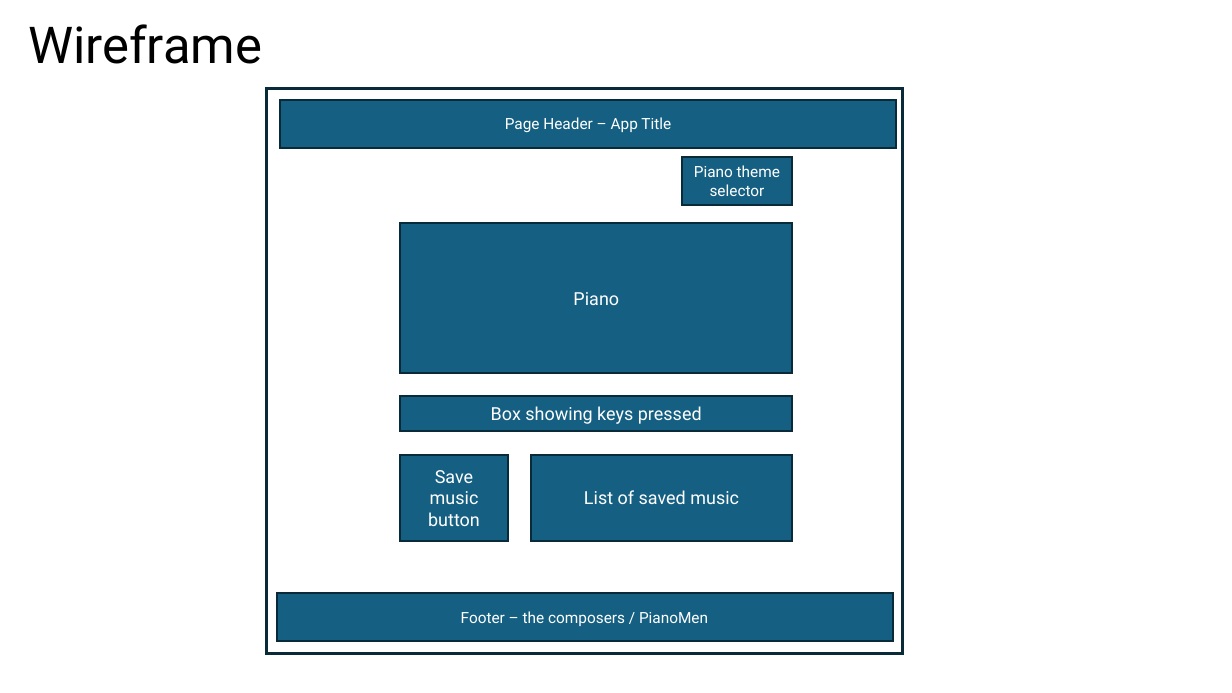
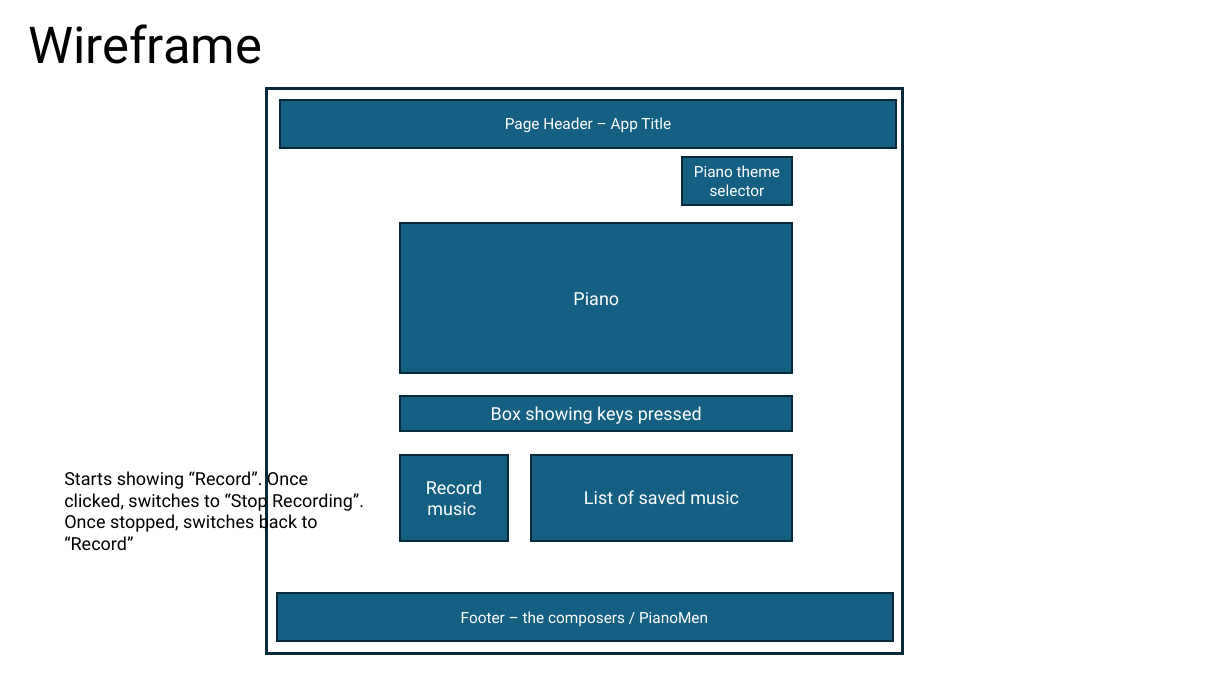
Before and after one commit to jankrajniak/firstProject, a slide deck: slide 3 of projectIntro.pptx. Drawn at 1232x693 pixels with LibreOffice and Linux fonts; fonts in the diff are those of the drawing. Boxes give left, top, right and bottom in pixels: in the first picture for what was removed or moved away, otherwise in the second. Text is boxed around its words. In the diff, an @@ line names an element or a change of style, - is before the commit and + after.

```diff
--- a/projectIntro.pptx
+++ b/projectIntro.pptx
@@ text added at box(64, 469, 364, 550), 14 pt, text #000000 @@
+Starts showing “Record”. Once
+clicked, switches to “Stop Recording”.
+Once stopped, switches back to “Record”
@@ text in rectangle at box(426, 480, 482, 515): text changed @@
-Save music button
+Record music
```
Also in this commit, not shown: 2 other slides changed, 2 slides added.
